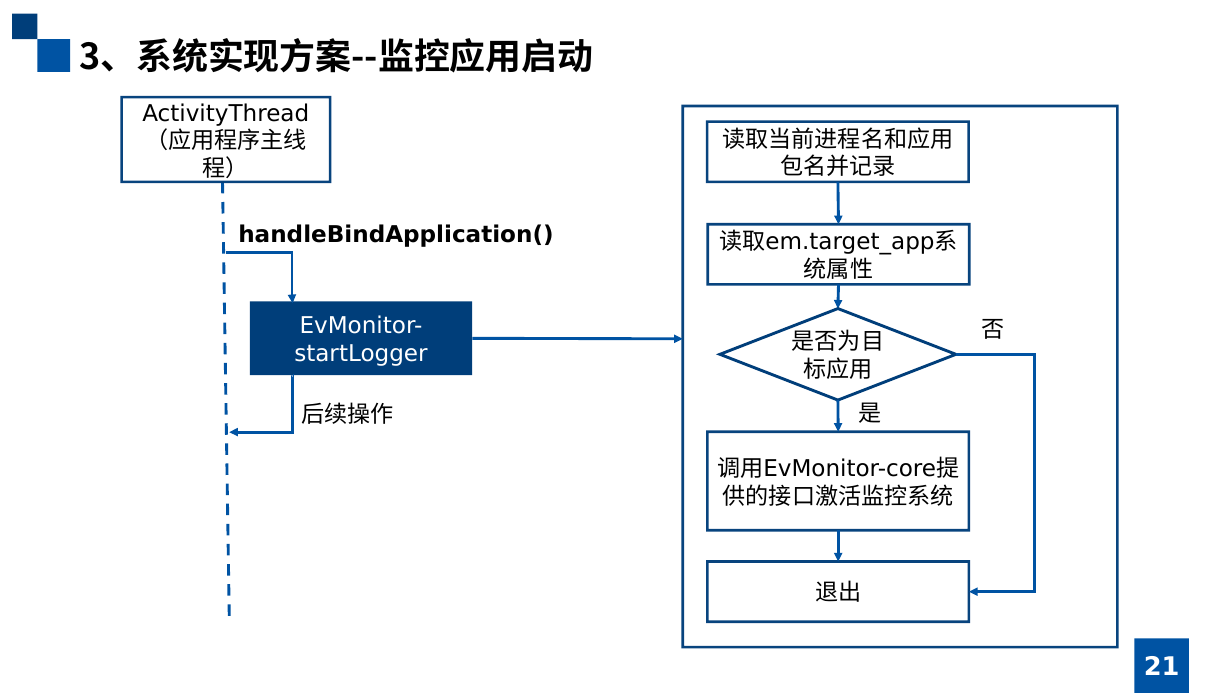
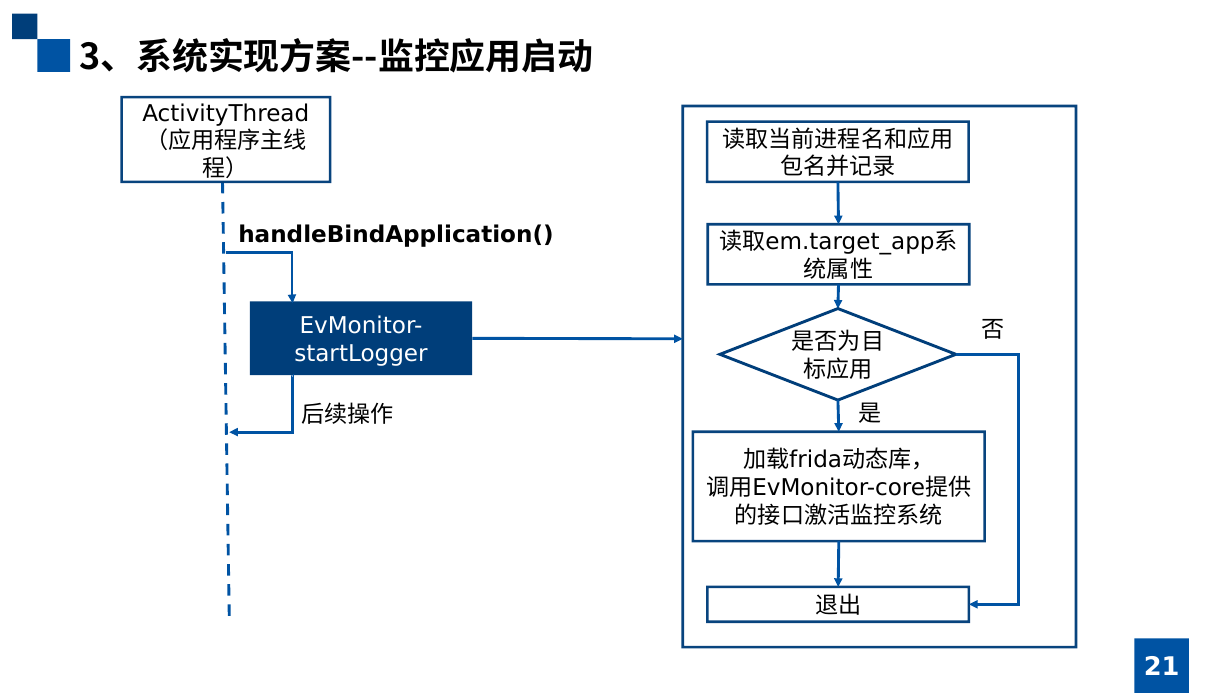
Before and after one commit to january147/Graduation_Project, a slide deck: slide 21 of ppt/移动应用的动态行为捕获.pptx. Drawn at 1232x693 pixels with LibreOffice and Linux fonts; fonts in the diff are those of the drawing. Boxes give left, top, right and bottom in pixels: in the first picture for what was removed or moved away, otherwise in the second. Text is boxed around its words. In the diff, an @@ line names an element or a change of style, - is before the commit and + after.

```diff
--- a/ppt/移动应用的动态行为捕获.pptx
+++ b/ppt/移动应用的动态行为捕获.pptx
@@ rectangle: place and size @@
-rectangle at (683,106,1117,648)
+rectangle at (683,106,1077,648)
@@ elbow arrow moved from (957, 355) - (970, 592) to (957, 355) - (970, 604) @@
@@ rectangle "加载frida动态库，": place and size @@
-rectangle "加载frida动态库，" at (708,432,970,531)
+rectangle "加载frida动态库，" at (693,432,985,541)
@@ text in rectangle at (743,447,934,470): paragraph added @@
+加载frida动态库，
@@ arrow moved from (838, 531) - (838, 562) to (839, 542) - (838, 587) @@
@@ rectangle "退出": place and size @@
-rectangle "退出" at (708,562,970,622)
+rectangle "退出" at (708,587,970,622)
```
Also in this commit, not shown: 16 other slides changed, 1 other file.
